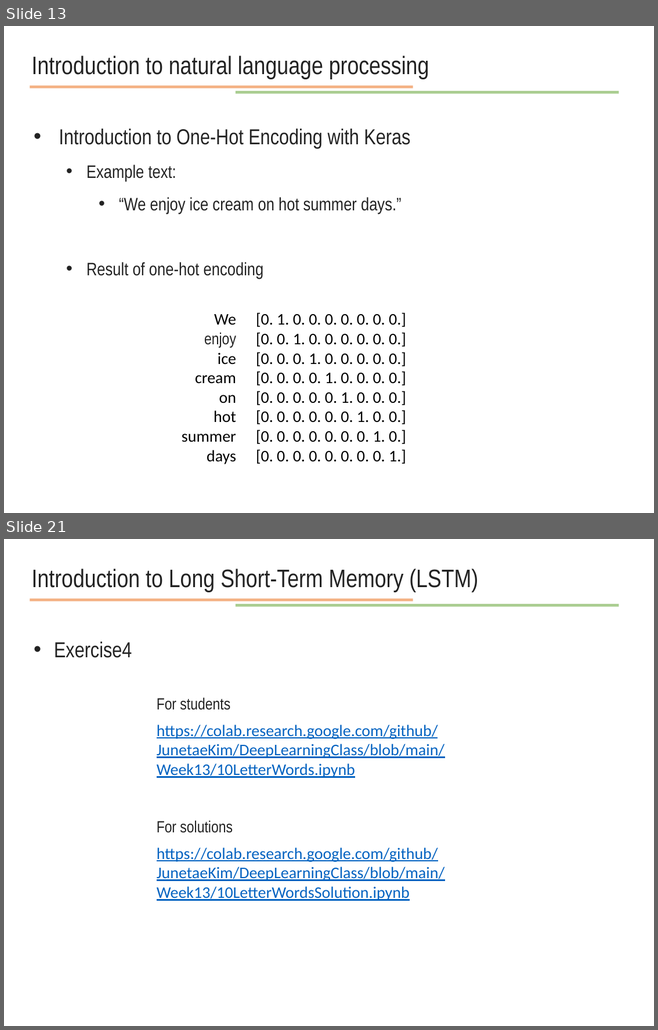
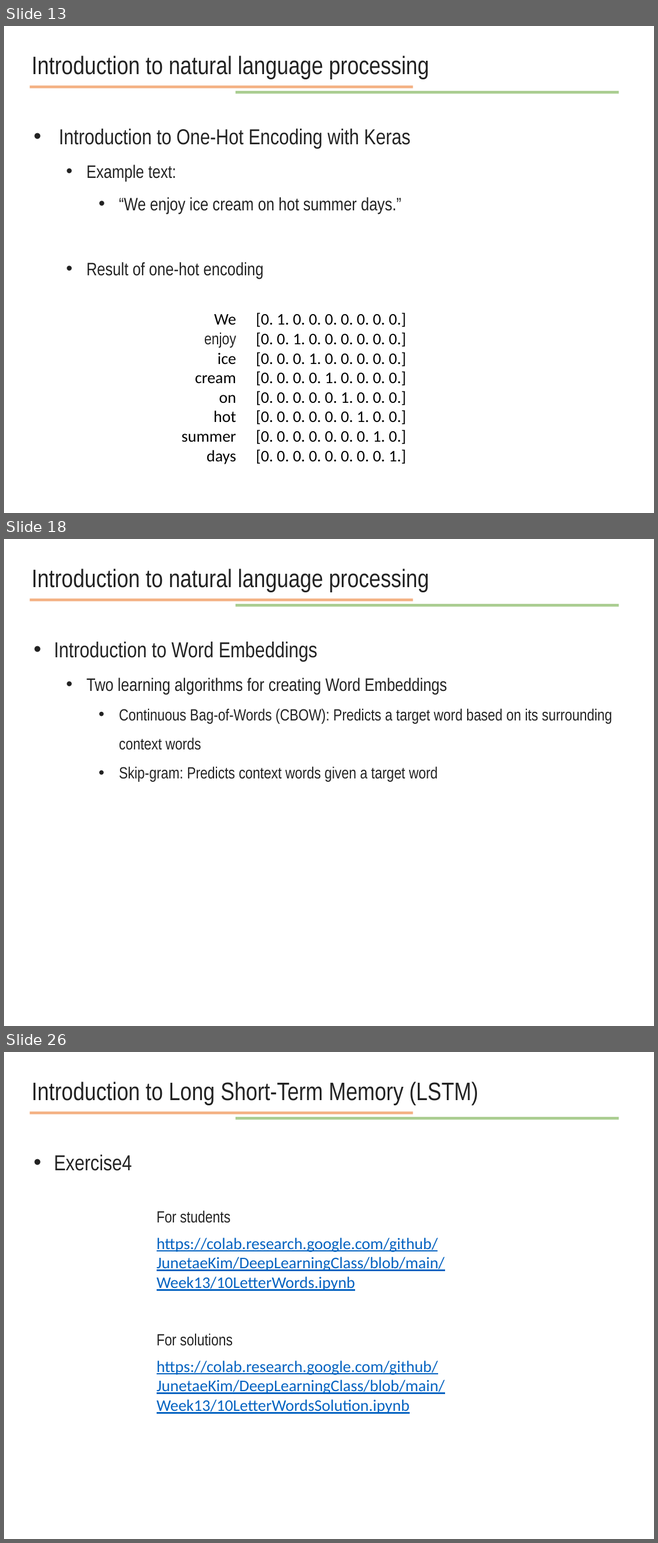
Before and after one commit to JunetaeKim/DeepLearningClass, a slide deck: Week14/week14 natural language processing.pptx. Shown one above the other, each under a label of ours: slides 13 and 21 before the commit, slides 13, 18 and 26 after it; the slides between them are not shown. The pictures are 658x1030 and 658x1543 pixels, drawn with LibreOffice and Linux fonts; fonts in the diff are those of the drawing. Boxes give left, top, right and bottom in pixels: in the first picture for what was removed or moved away, otherwise in the second. Text is boxed around its words. In the diff, an @@ line names an element or a change of style, - is before the commit and + after.

```diff
--- a/Week14/week14 natural language processing.pptx
+++ b/Week14/week14 natural language processing.pptx
@@ slide 18 added at (x1=4, y1=539, x2=654, y2=1026), background #FFFFFF @@
@@ text added at (x1=32, y1=569, x2=429, y2=592), 28 pt, text #222222 @@
+Introduction to natural language processing
@@ line added from (30, 600) to (412, 600), #ED7D31 3 pt @@
@@ line added from (235, 605) to (619, 605), #70AD47 3 pt @@
@@ text added at (x1=54, y1=642, x2=612, y2=782), 18 pt, text #222222 @@
+• Introduction to Word Embeddings
+  • Two learning algorithms for creating Word Embeddings
+    • Continuous Bag-of-Words (CBOW): Predicts a target word based on its surrounding context words
+    • Skip-gram: Predicts context words given a target word
@@ what was slide 21 is now slide 26 @@
```
Also in this commit, not shown: 4 slides changed, 8 other slides added, 4 slides removed, 4 other files.
